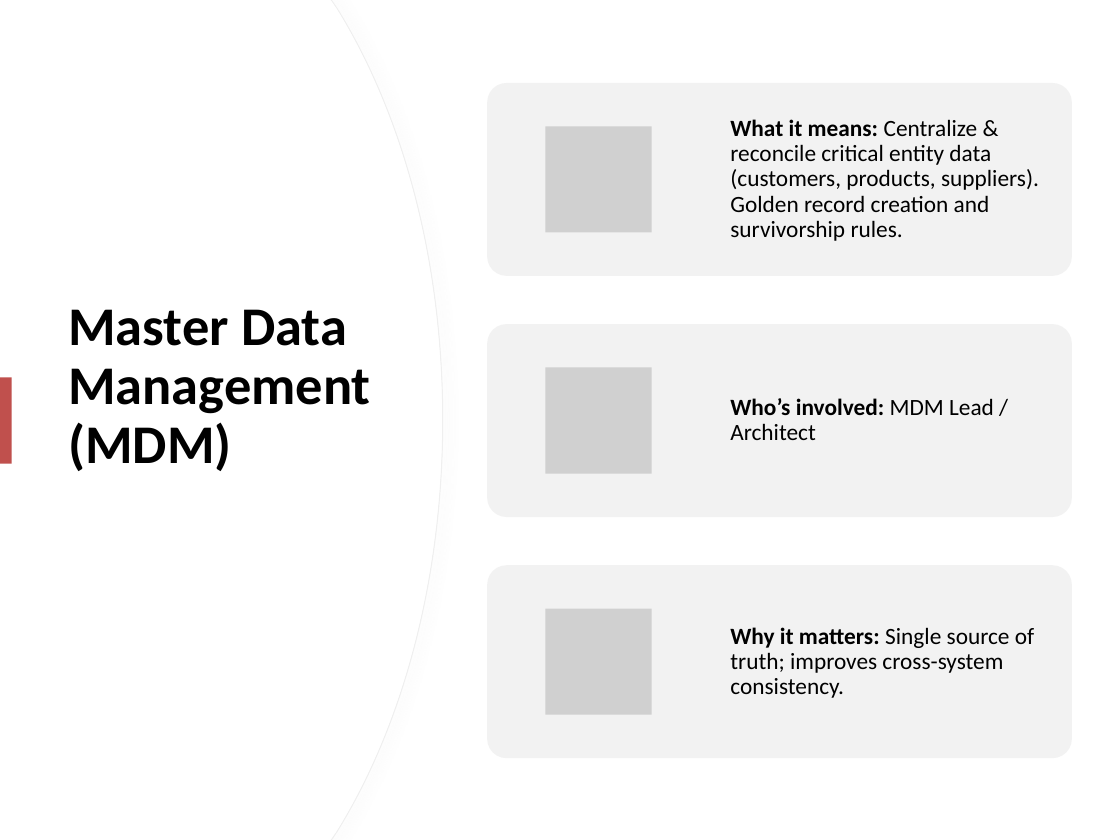
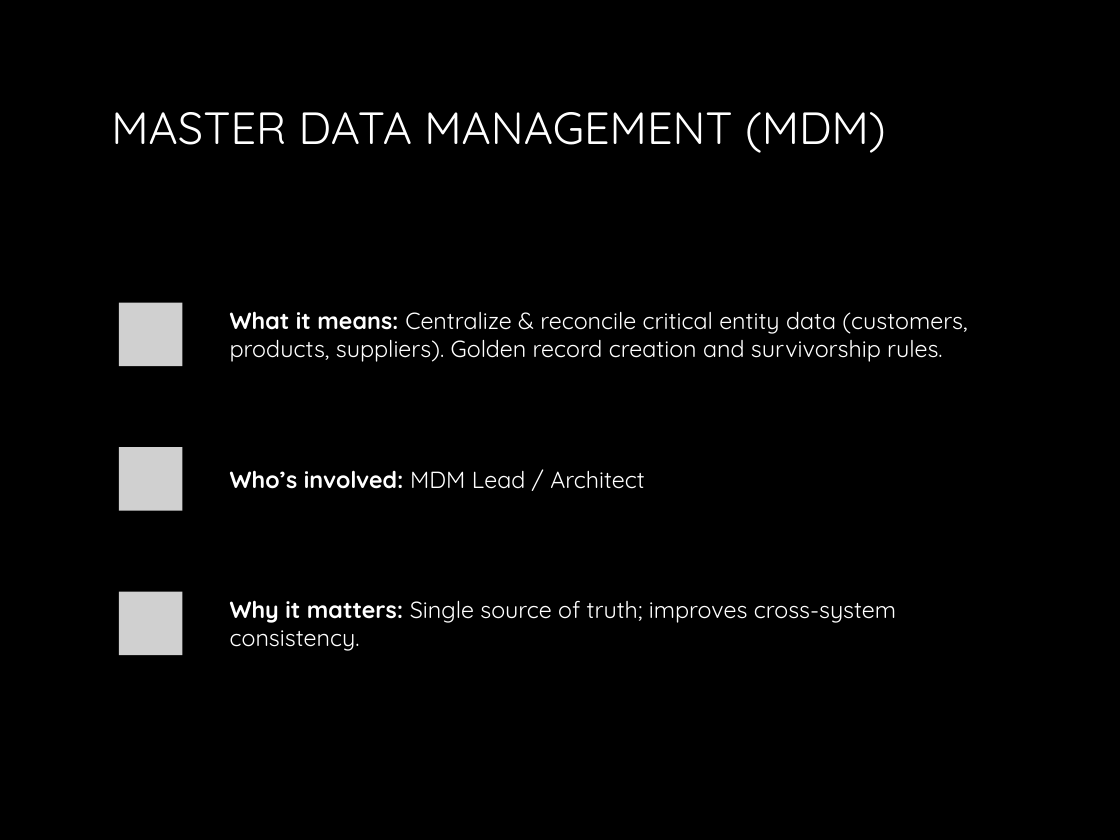
Before and after one commit to mokhayesh/aldin-accelerators, a slide deck: slide 8 of docs/_assets/data-governance-deck.pptx. Drawn at 1120x840 pixels with LibreOffice and Linux fonts; fonts in the diff are those of the drawing; grey boxes stand for pictures; background and template pictures are left out. Boxes give left, top, right and bottom in pixels: in the first picture for what was removed or moved away, otherwise in the second. Text is boxed around its words. In the diff, an @@ line names an element or a change of style, - is before the commit and + after.

```diff
--- a/docs/_assets/data-governance-deck.pptx
+++ b/docs/_assets/data-governance-deck.pptx
@@ background #FFFFFF to picture (left out) @@
@@ freeform shape removed at [0,0,442,840] @@
@@ freeform shape removed at [0,0,442,840] @@
@@ title at [111,112,886,153]: text changed; size 35 to 29 pt; font Calibri to Quicksand; text colour #000000 to gradient #FFFFFF to #BFBFBF; bold off @@
-Master Data Management (MDM)
+MASTER DATA MANAGEMENT (MDM)
@@ font Calibri to Quicksand, text colour #000000 to #FFFFFF; line spacing 0.9 to 1 in 3 elements at [230,600,896,651], [230,470,644,489], [230,311,967,362] @@
@@ text "What it means: Centralize & ...": place and size @@
-text "What it means: Centralize & ..." at [730,119,1039,241]
+text "What it means: Centralize & ..." at [230,311,967,362]
@@ rectangle removed at [0,377,11,464] @@
@@ text "Who’s involved: MDM Lead / ...": place and size @@
-text "Who’s involved: MDM Lead / ..." at [730,398,994,440]
+text "Who’s involved: MDM Lead / ..." at [230,470,644,489]
@@ text "Why it matters: Single source ...": place and size @@
-text "Why it matters: Single source ..." at [730,627,1034,698]
+text "Why it matters: Single source ..." at [230,600,896,651]
@@ group added at [84,302,1035,681]: 3 pictures, 2 rounded rectangles @@
@@ group removed at [487,83,1072,758]: 3 rounded rectangles, 3 pictures @@
```
Also in this commit, not shown: 10 other slides changed, 9 other files.
